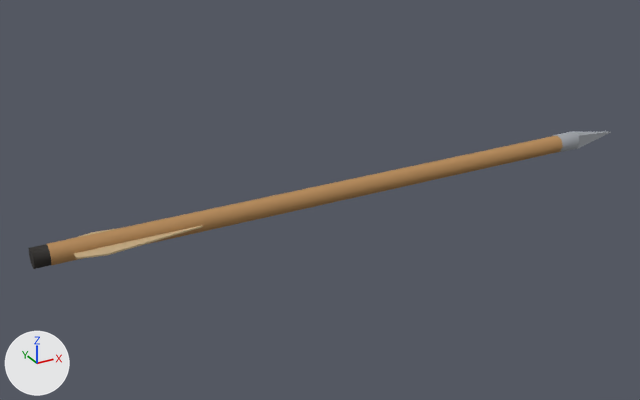
Renders of the glTF model openttd/media/baseset/decouple/objekty/predmety/sipka.glb from each side of a commit.
Before and after are seen from a camera (50 mm lens) standing at (-0.065, -0.421, 0.207) and looking at (0.173, 0.011, -0.008). Arrows for +X, +Y and +Z are at lower left; the lights stay in place. The older version comes first. Where no turn or scale is listed for an object, it has been applied to the vertices.
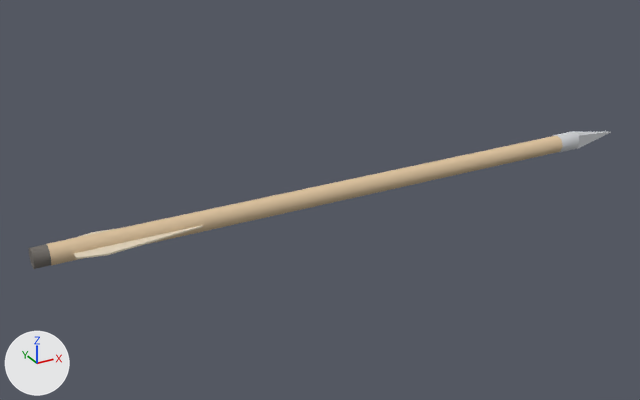
Patch to the scene script:
```diff
--- a/openttd/media/baseset/decouple/objekty/predmety/sipka.glb.py
+++ b/openttd/media/baseset/decouple/objekty/predmety/sipka.glb.py
@@ mat_zarez @@
 mat_zarez = principled_material('zarez')
-mat_zarez.base_color = (0.017, 0.0135, 0.0104)  # black #231f1a
+mat_zarez.base_color = (0.157, 0.141, 0.126)  # dark grey #6e6963
 mat_zarez.roughness = 0.7
@@ mat_drevo_sip @@
 mat_drevo_sip = principled_material('drevo_sip')
-mat_drevo_sip.base_color = (0.442, 0.235, 0.0824)  # brown #b18551
+mat_drevo_sip.base_color = (0.69, 0.518, 0.322)  # beige #d8bf9a
 mat_drevo_sip.roughness = 0.7
@@ mat_ocel @@
 mat_ocel = principled_material('ocel')
-mat_ocel.base_color = (0.339, 0.359, 0.389)  # grey #9da2a8
+mat_ocel.base_color = (0.612, 0.627, 0.651)  # light grey #cdcfd3
 mat_ocel.roughness = 0.7
@@ mat_pero_sipky @@
 mat_pero_sipky = principled_material('pero_sipky')
-mat_pero_sipky.base_color = (0.56, 0.41, 0.227)  # beige #c5ac83
+mat_pero_sipky.base_color = (0.769, 0.667, 0.51)  # beige #e3d5bd
 mat_pero_sipky.roughness = 0.7
```

What differs and where, as boxes [x1, y1, x2, y2] in the pictures (640 x 400 px):
'Mesh_0', recoloured
    both: [29, 131, 611, 269]
